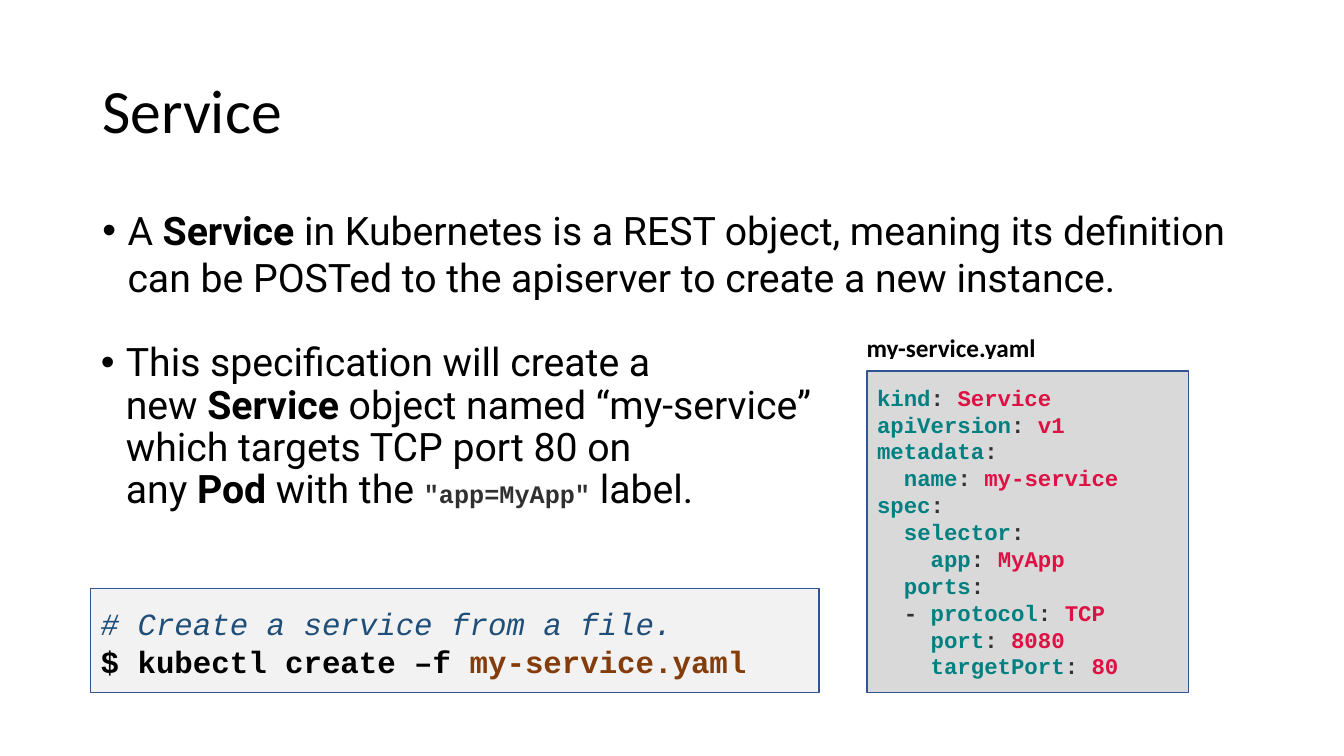
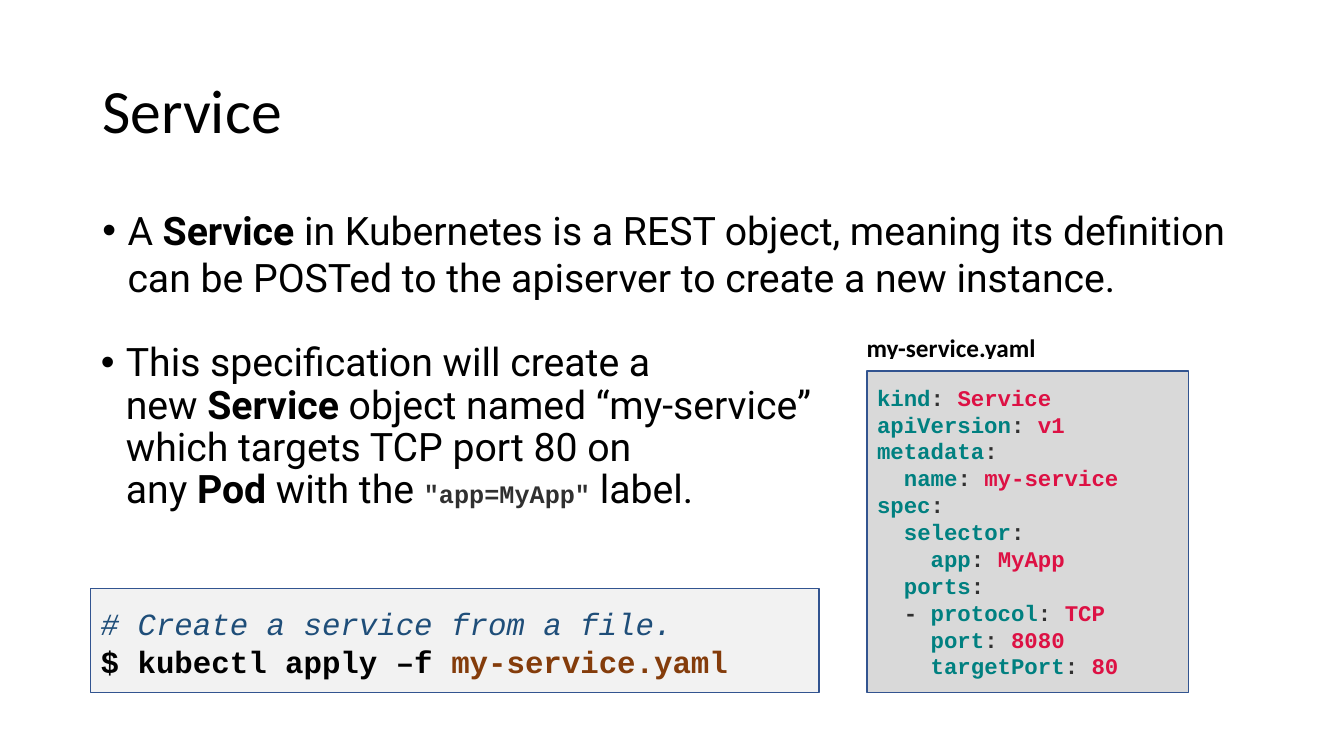
Before and after one commit to eylonmalin/k8s-training, a slide deck: slide 16 of day-3/Using Kubernetes Day 3.pptx. Drawn at 1344x756 pixels with LibreOffice and Linux fonts; fonts in the diff are those of the drawing. Boxes give left, top, right and bottom in pixels: in the first picture for what was removed or moved away, otherwise in the second. Text is boxed around its words. In the diff, an @@ line names an element or a change of style, - is before the commit and + after.

Commit message:
relpace create -f with apply -f in ppt

```diff
--- a/day-3/Using Kubernetes Day 3.pptx
+++ b/day-3/Using Kubernetes Day 3.pptx
@@ text in rectangle at box(138, 650, 728, 680): text changed @@
-$ kubectl create –f my-service.yaml
+$ kubectl apply –f my-service.yaml
```
Also in this commit, not shown: 2 other slides changed, 1 other file.
